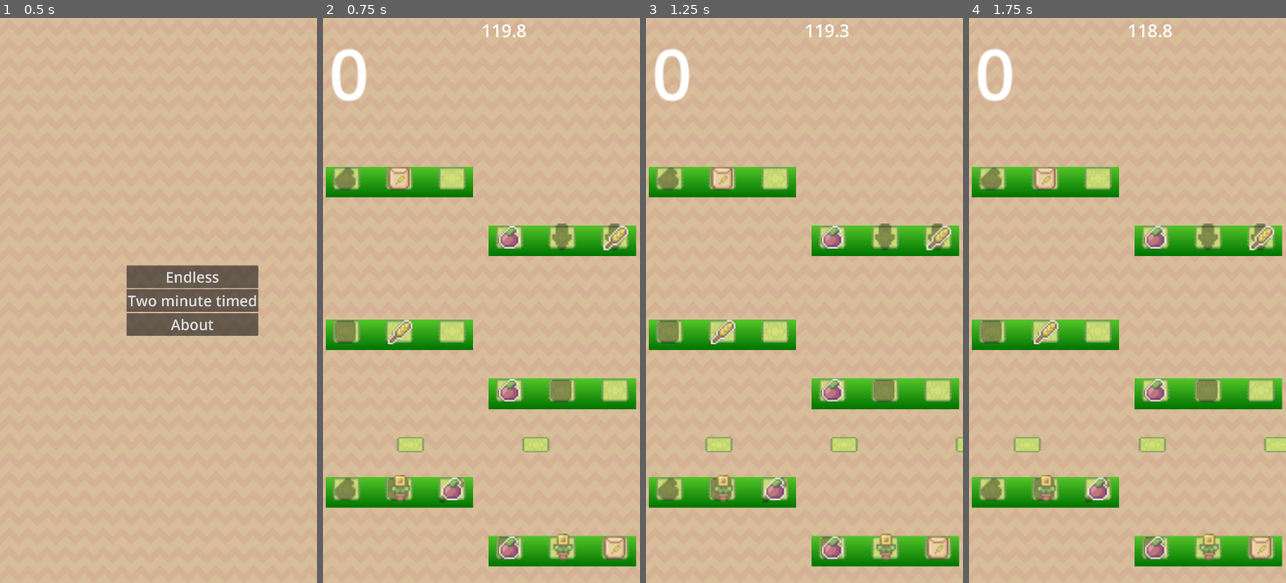
Above: before the commit, frames 1-4 (left to right).
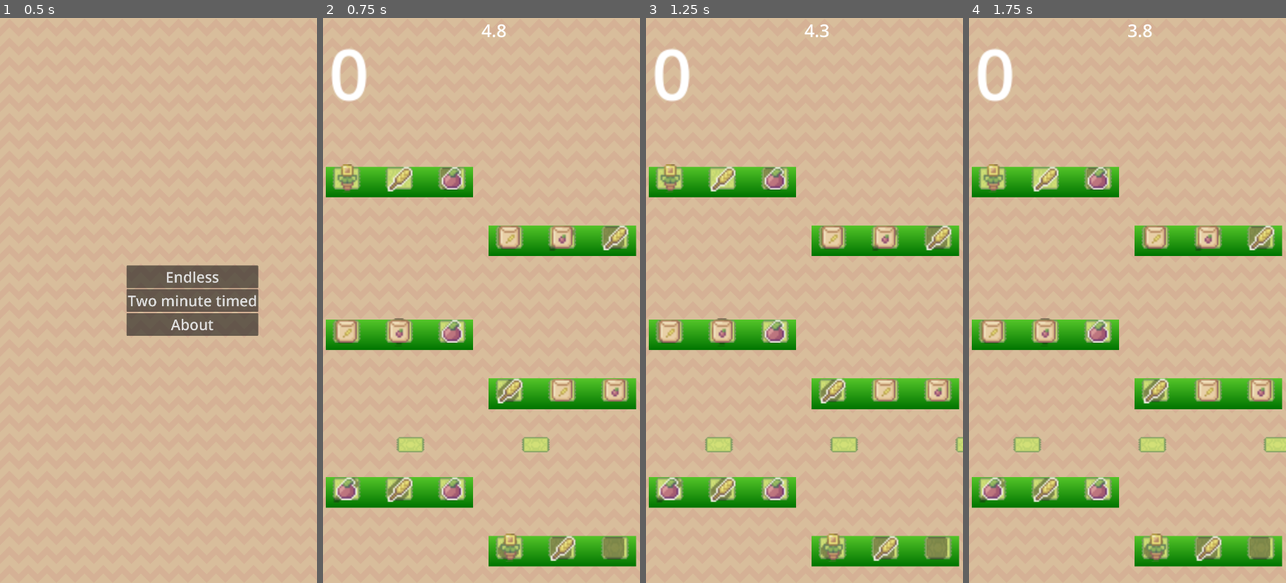
Above: after the commit, the same moments.

Repository: andrewcrisp/shelfsortinggame
Game: Godot game, scene res://scenes/game.tscn
Two runs of this game, one before a commit and one after it. Both use one fixed random seed, a clock stepped at 60 frames per second and the inputs below.
Inputs (mouse positions are in pixels of both pictures, inside the frame that each line leads up to):
- Up to frame 1 (0.5 s): no input
- Up to frame 2 (0.75 s): click "Two minute timed" at 0.5 s
- Up to frame 3 (1.25 s): no input
- Up to frame 4 (1.75 s): move the mouse to (1197, 272) at 1.27 s; click (1197, 272) at 1.42 s

Frame 1 is identical in both runs. In frame 2, 4.5% of the frame differs, in the area x 3-96%, y 1-97%; in frame 3, 4.5%; in frame 4, 4.5%.

Commit message:
Move starting_menu management to code

Diff:
--- a/scenes/game.tscn
+++ b/scenes/game.tscn
@@ -1,7 +1,6 @@
-[gd_scene load_steps=5 format=3 uid="uid://b6e00skvjt6r"]
+[gd_scene load_steps=4 format=3 uid="uid://b6e00skvjt6r"]
 
 [ext_resource type="Script" uid="uid://d1krl6w6f8av4" path="res://scripts/game.gd" id="1_uwrxv"]
-[ext_resource type="PackedScene" uid="uid://cb0bwa4vxe8rc" path="res://scenes/menus/starting_menu.tscn" id="2_lnu2h"]
 [ext_resource type="PackedScene" uid="uid://cfwvj4m5wtga" path="res://scenes/scoreboard.tscn" id="2_yqjtg"]
 [ext_resource type="Texture2D" uid="uid://dpxdast8erek2" path="res://assets/Brown.png" id="4_lbhrr"]
 
@@ -21,8 +20,6 @@
 grow_vertical = 1
 scale = Vector2(4, 4)
 
-[node name="Starting_Menu" parent="." instance=ExtResource("2_lnu2h")]
-
 [node name="Background" type="Sprite2D" parent="."]
 z_index = -1
 texture_repeat = 2
--- a/scenes/score_report.tscn
+++ b/scenes/score_report.tscn
@@ -68,5 +68,11 @@
 label_settings = SubResource("LabelSettings_uin86")
 horizontal_alignment = 1
 
+[node name="LoadMainMenuButton" type="Button" parent="Control"]
+layout_mode = 2
+size_flags_horizontal = 4
+theme_override_font_sizes/font_size = 50
+text = "Restart"
+
 [node name="HighScoreViewer" parent="Control" instance=ExtResource("5_c4blo")]
 layout_mode = 2
--- a/scripts/game.gd
+++ b/scripts/game.gd
@@ -6,32 +6,29 @@
 func _ready() -> void:
 	Globals.game = $"."
 	Globals.scoreboard = $Scoreboard
-	$Starting_Menu/Control/Menu/EndlessModeButton.connect("pressed", on_endless_mode_button_pressed)
-	$Starting_Menu/Control/Menu/AboutButton.connect("pressed", on_about_button_pressed)
-	$Starting_Menu/Control/Menu/TimedModeButton.connect("pressed", on_timed_mode_button_pressed)
+	current_level = $Starting_Menu
+	show_starting_menu()
 
 func on_endless_mode_button_pressed():
 	load_endless_mode_level(Globals.levels[0])
-	hide_starting_menu()
-	show_scoreboard()
+	reset_scoreboard()
 
 func on_about_button_pressed():
 	load_level(Globals.about_level)
-	hide_starting_menu()
 
 func on_timed_mode_button_pressed():
 	load_timed_level(Globals.levels[0])
-	hide_starting_menu()
-	show_scoreboard()
+	reset_scoreboard()
 
 func on_timed_level_timeout():
-	var score_report = load("res://scenes/score_report.tscn").instantiate()
+	var score_report:ScoreReport = load("res://scenes/score_report.tscn").instantiate()
 	add_child(score_report)
 	var gamemode = "two_minute_hiscore"
-	score_report.AddScore(Globals.scoreboard.score, gamemode)
+	score_report.AddScore(str(Globals.scoreboard.score), gamemode)
 	current_level.queue_free()
-	Globals.scoreboard.visible = false
-
+	current_level = score_report
+	hide_scoreboard()
+	score_report.get_node("Control/LoadMainMenuButton").connect("pressed", load_main_menu)
 
 func load_endless_mode_level(level:String):
 	load_level(level)
@@ -41,7 +38,7 @@
 	load_level(level)
 	add_child(timed_level)
 	timed_level.timer.timeout.connect(on_timed_level_timeout)
-	timed_level.timer.wait_time = 2 * Globals.MINUTES
+	timed_level.timer.wait_time = 5#2 * Globals.MINUTES
 	timed_level.timer.start()
 
 func load_level(level: String):
@@ -51,12 +48,25 @@
 	current_level = nextLevel
 	add_child(current_level)
 
-func show_scoreboard():
+func hide_scoreboard():
+	Globals.scoreboard.visible = false
+
+func reset_scoreboard():
 	Globals.scoreboard.reset()
 	Globals.scoreboard.visible = true
 
 func show_starting_menu():
-	$Starting_Menu.visible = true
+	var starting_menu = load("res://scenes/menus/starting_menu.tscn").instantiate()
+	starting_menu.get_node("Control/Menu/EndlessModeButton").connect("pressed", on_endless_mode_button_pressed)
+	starting_menu.get_node("Control/Menu/AboutButton").connect("pressed", on_about_button_pressed)
+	starting_menu.get_node("Control/Menu/TimedModeButton").connect("pressed", on_timed_mode_button_pressed)
+	starting_menu.visible = true
+	starting_menu.z_index = 1
+	current_level = starting_menu
+	add_child(starting_menu)
 
-func hide_starting_menu():
-	$Starting_Menu.visible = false
+func load_main_menu():
+	if(current_level != null):
+		current_level.queue_free()
+	hide_scoreboard()
+	show_starting_menu()
--- a/scripts/high_score_viewer.gd
+++ b/scripts/high_score_viewer.gd
@@ -34,13 +34,12 @@
 		# Firstly, we need to create the object and add it to the tree and set its position.
 
 		# Now we set the remaining variables.
-		for i in node_data.keys():
-			if i == "filename" or i == "parent" or i == "pos_x" or i == "pos_y":
+		for gamemode in node_data.keys():
+			if gamemode == "filename" or gamemode == "parent" or gamemode == "pos_x" or gamemode == "pos_y":
 				continue
-			var gamemode = i
-			for score in node_data[i]:
+			for score in node_data[gamemode]:
 				var newScore:ScoreEntry = load("res://scenes/score_entry.tscn").instantiate()
-				newScore.gameMode = i
+				newScore.gameMode = gamemode
 				newScore.dateScored = score.dateScored
 				newScore.score = str(score["score"]).pad_decimals(0)
 				hiscores.append(newScore)
--- a/scripts/score_report.gd
+++ b/scripts/score_report.gd
@@ -4,7 +4,7 @@
 func _ready():
 	var viewportSize = get_viewport().get_visible_rect().size
 	$Control.size = viewportSize
-	AddScore("25", "mygame")
+	#AddScore("25", "mygame")
 
 func AddScore(score:String, gamemode:String):
 	$Control/ScoreLabel.text = str(score)
--- a/scripts/starting_menu.gd
+++ b/scripts/starting_menu.gd
@@ -1 +1 @@
-extends VBoxContainer
+class_name StartingMenu extends VBoxContainer
